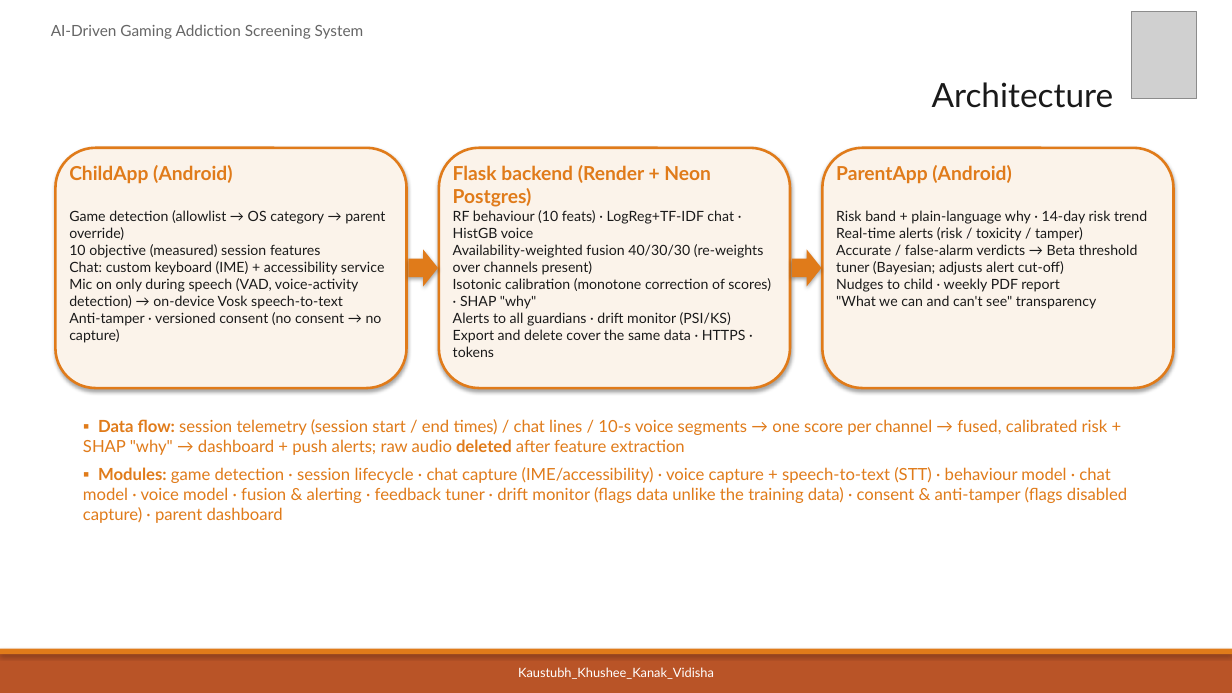
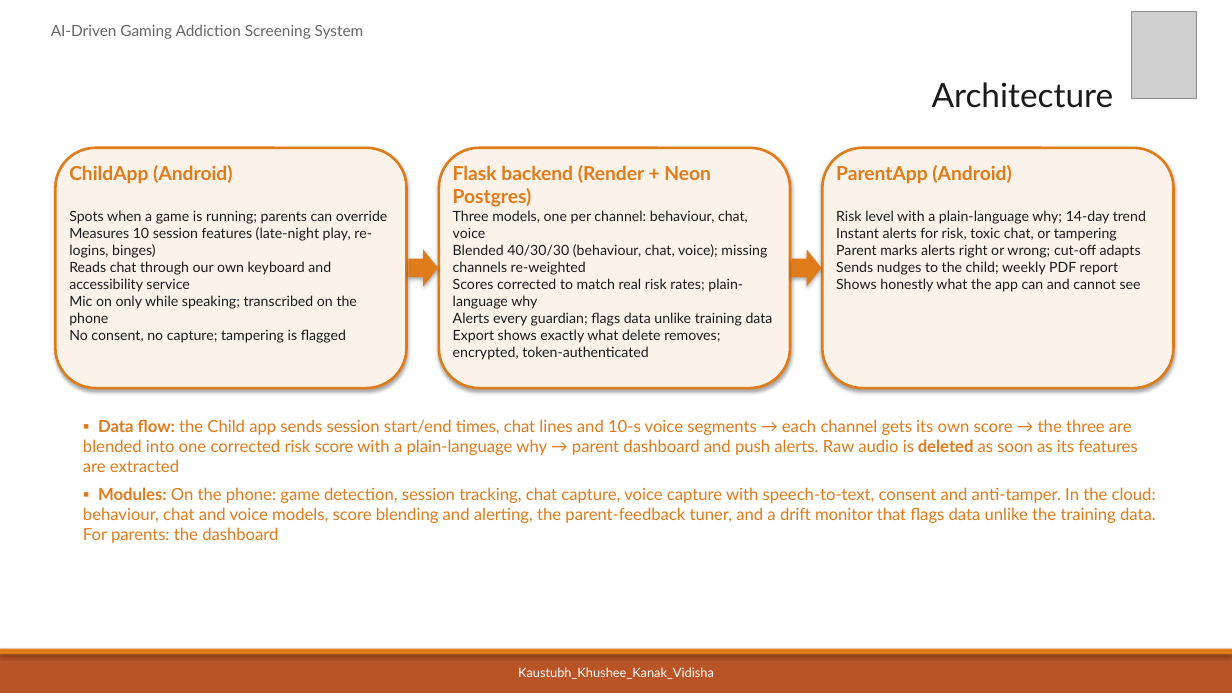
Before and after one commit to kaustubhagarwal21/gaming-addiction-detection-capstone, a slide deck: slide 6 of docs/PES_REVIEW1_DECK.pptx. Drawn at 1232x693 pixels with LibreOffice and Linux fonts; fonts in the diff are those of the drawing; grey boxes stand for pictures. Boxes give left, top, right and bottom in pixels: in the first picture for what was removed or moved away, otherwise in the second. Text is boxed around its words. In the diff, an @@ line names an element or a change of style, - is before the commit and + after.

```diff
--- a/docs/PES_REVIEW1_DECK.pptx
+++ b/docs/PES_REVIEW1_DECK.pptx
@@ text at bbox=[69, 210, 387, 343]: text changed @@
-Game detection (allowlist → OS category → parent override)
-10 objective (measured) session features
-Chat: custom keyboard (IME) + accessibility service
-Mic on only during speech (VAD, voice-activity detection) → on-device Vosk speech-to-text
-Anti-tamper · versioned consent (no consent → no capture)
+Spots when a game is running; parents can override
+Measures 10 session features (late-night play, re-logins, binges)
+Reads chat through our own keyboard and accessibility service
+Mic on only while speaking; transcribed on the phone
+No consent, no capture; tampering is flagged
@@ text at bbox=[453, 210, 773, 360]: text changed @@
-RF behaviour (10 feats) · LogReg+TF-IDF chat · HistGB voice
-Availability-weighted fusion 40/30/30 (re-weights over channels present)
-Isotonic calibration (monotone correction of scores) · SHAP "why"
-Alerts to all guardians · drift monitor (PSI/KS)
-Export and delete cover the same data · HTTPS · tokens
+Three models, one per channel: behaviour, chat, voice
+Blended 40/30/30 (behaviour, chat, voice); missing channels re-weighted
+Scores corrected to match real risk rates; plain-language why
+Alerts every guardian; flags data unlike training data
+Export shows exactly what delete removes; encrypted, token-authenticated
@@ text at bbox=[836, 210, 1146, 292]: text changed @@
-Risk band + plain-language why · 14-day risk trend
-Real-time alerts (risk / toxicity / tamper)
-Accurate / false-alarm verdicts → Beta threshold tuner (Bayesian; adjusts alert cut-off)
-Nudges to child · weekly PDF report
-"What we can and can't see" transparency
+Risk level with a plain-language why; 14-day trend
+Instant alerts for risk, toxic chat, or tampering
+Parent marks alerts right or wrong; cut-off adapts
+Sends nudges to the child; weekly PDF report
+Shows honestly what the app can and cannot see
@@ text at bbox=[83, 419, 1156, 543]: text changed @@
-▪ Data flow: session telemetry (session start / end times) / chat lines / 10-s voice segments → one score per channel → fused, calibrated risk + SHAP "why" → dashboard + push alerts; raw audio deleted after feature extraction
-▪ Modules: game detection · session lifecycle · chat capture (IME/accessibility) · voice capture + speech-to-text (STT) · behaviour model · chat model · voice model · fusion & alerting · feedback tuner · drift monitor (flags data unlike the training data) · consent & anti-tamper (flags disabled capture) · parent dashboard
+▪ Data flow: the Child app sends session start/end times, chat lines and 10-s voice segments → each channel gets its own score → the three are blended into one corrected risk score with a plain-language why → parent dashboard and push alerts. Raw audio is deleted as soon as its features are extracted
+▪ Modules: On the phone: game detection, session tracking, chat capture, voice capture with speech-to-text, consent and anti-tamper. In the cloud: behaviour, chat and voice models, score blending and alerting, the parent-feedback tuner, and a drift monitor that flags data unlike the training data. For parents: the dashboard
```
Also in this commit, not shown: 5 other slides changed, 1 other file.
